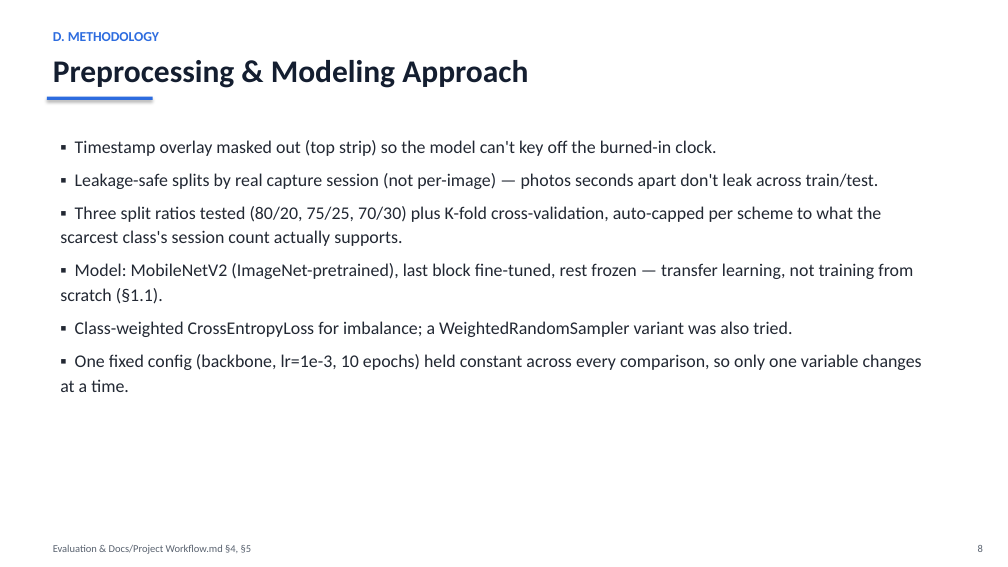
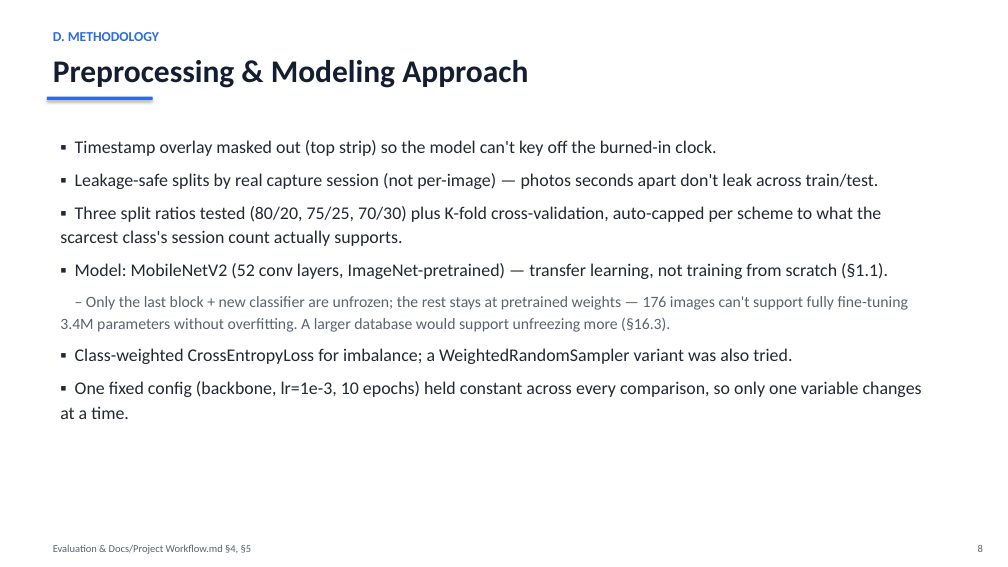
Before and after one commit to yaronconroy-del/picture-recognition-gypsum, a slide deck: slide 8 of Evaluation & Docs/Final Presentation.pptx. Drawn at 1008x567 pixels with LibreOffice and Linux fonts; fonts in the diff are those of the drawing. Boxes give left, top, right and bottom in pixels: in the first picture for what was removed or moved away, otherwise in the second. Text is boxed around its words. In the diff, an @@ line names an element or a change of style, - is before the commit and + after.

```diff
--- a/Evaluation & Docs/Final Presentation.pptx
+++ b/Evaluation & Docs/Final Presentation.pptx
@@ text at (60, 263, 908, 332): text changed; size 17 to 15 pt; text colour #222833 to #5A6370 @@
-▪ Model: MobileNetV2 (ImageNet-pretrained), last block fine-tuned, rest frozen — transfer learning, not training from scratch (§1.1).
+▪ Model: MobileNetV2 (52 conv layers, ImageNet-pretrained) — transfer learning, not training from scratch (§1.1).
+– Only the last block + new classifier are unfrozen; the rest stays at pretrained weights — 176 images can't support fully fine-tuning 3.4M parameters without overfitting. A larger database would support unfreezing more (§16.3).
```
Also in this commit, not shown: 1 other slide changed, 2 other files.
